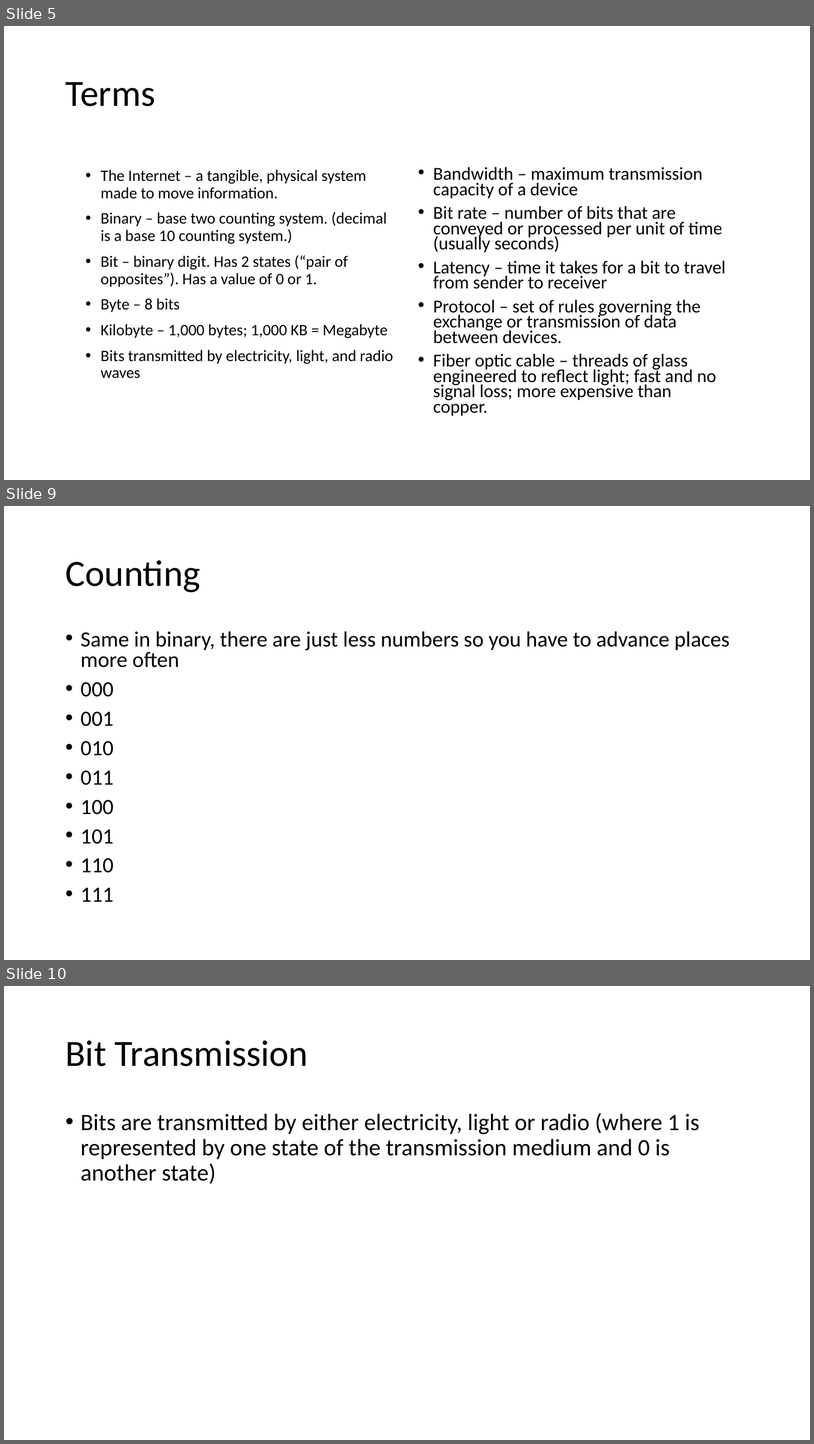
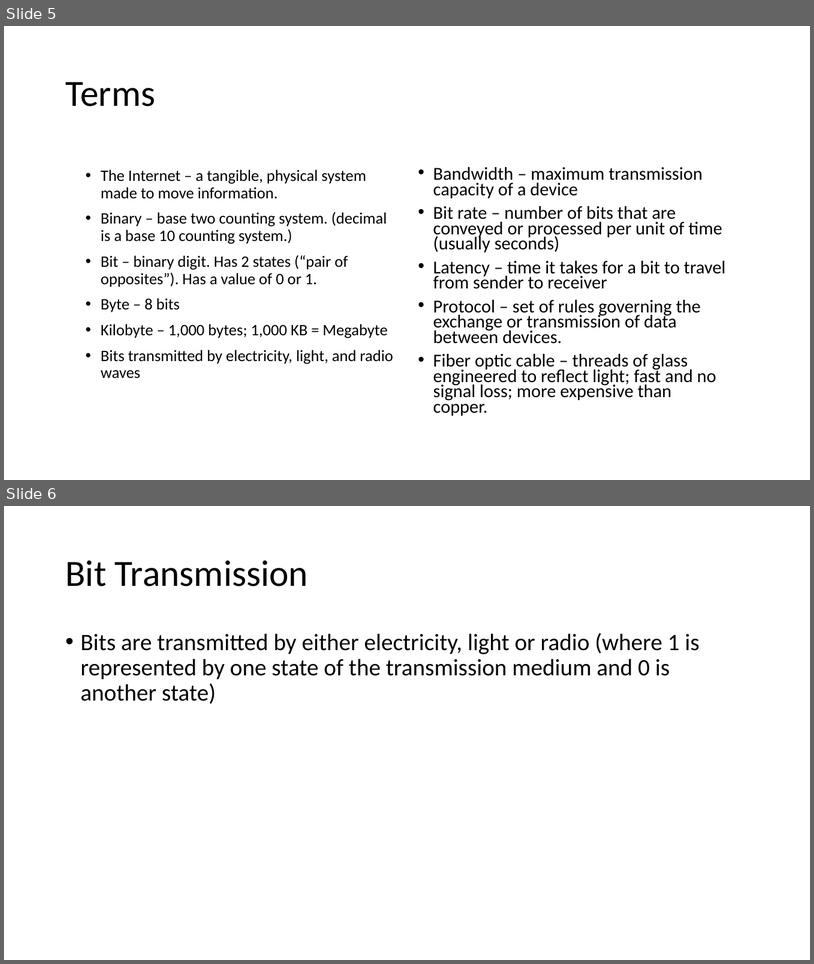
Before and after one commit to amora479/website, a slide deck: content/bju/cps105/lectures/ppt-downloads/lec4.pptx. Shown one above the other, each under a label of ours: slides 5, 9 and 10 before the commit, slides 5 and 6 after it; the slides between them are not shown. The pictures are 814x1444 and 814x964 pixels, drawn with LibreOffice and Linux fonts; fonts in the diff are those of the drawing. Boxes give left, top, right and bottom in pixels: in the first picture for what was removed or moved away, otherwise in the second. Text is boxed around its words. In the diff, an @@ line names an element or a change of style, - is before the commit and + after.

```diff
--- a/content/bju/cps105/lectures/ppt-downloads/lec4.pptx
+++ b/content/bju/cps105/lectures/ppt-downloads/lec4.pptx
@@ slide 9 removed at [4,506,810,960], background #FFFFFF @@
@@ title removed at [65,560,200,592] @@
-Counting
@@ text removed at [81,631,730,901] @@
-• Same in binary, there are just less numbers so you have to advance places more often
-• 000
-• 001
-• 010
-• 011
-• 100
-• 101
-• 110
-• 111
@@ what was slide 10 is now slide 6 @@
```
Also in this commit, not shown: 3 other slides removed.
